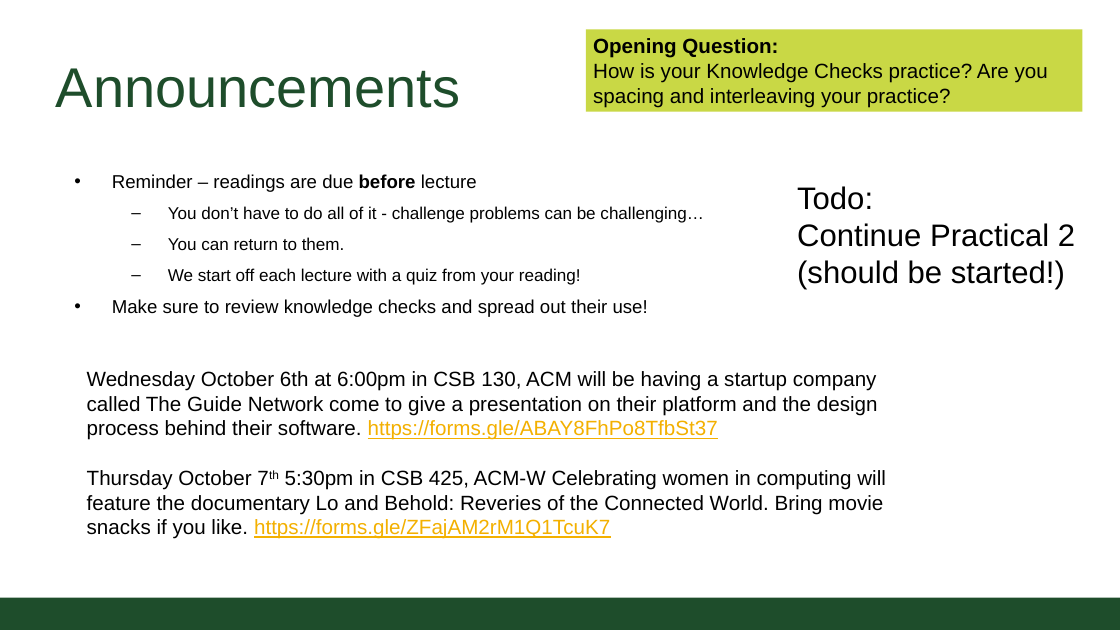
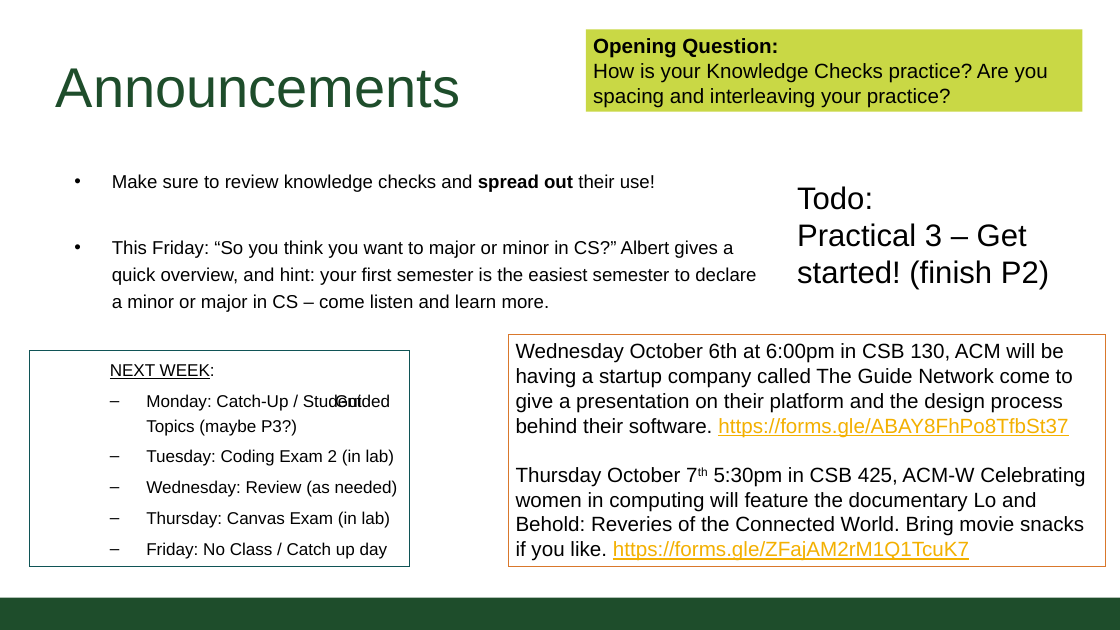
Before and after one commit to CSU-CompSci-CS163-4/Handouts, a slide deck: slide 2 of slides/On-Campus/07_02_FileInput.pptx. Drawn at 1120x630 pixels with LibreOffice and Linux fonts; fonts in the diff are those of the drawing; background and template pictures are left out. Boxes give left, top, right and bottom in pixels: in the first picture for what was removed or moved away, otherwise in the second. Text is boxed around its words. In the diff, an @@ line names an element or a change of style, - is before the commit and + after.

Commit message:
added Announcements slide

```diff
--- a/slides/On-Campus/07_02_FileInput.pptx
+++ b/slides/On-Campus/07_02_FileInput.pptx
@@ text at [112, 174, 703, 285]: paragraphs removed @@
-• Reminder – readings are due before lecture
-  – You don’t have to do all of it - challenge problems can be challenging…
-  – You can return to them.
-  – We start off each lecture with a quiz from your reading!
@@ text at [112, 174, 655, 192]: bold on in "spread out" @@
@@ text at [797, 223, 1049, 289]: text changed @@
-Continue Practical 2 (should be started!)
+Practical 3 – Get started! (finish P2)
@@ text at [112, 240, 756, 312]: paragraph added @@
+• This Friday: “So you think you want to major or minor in CS?” Albert gives a quick overview, and hint: your first semester is the easiest semester to declare a minor or major in CS – come listen and learn more.
@@ rectangle added at [30, 351, 410, 567], outline #105456 0.75 pt, 16.6 pt, text #000000 @@
+  NEXT WEEK:
+  – Monday: Catch-Up / Student Guided Topics (maybe P3?)
+  – Tuesday: Coding Exam 2 (in lab)
+  – Wednesday: Review (as needed)
+  – Thursday: Canvas Exam (in lab)
+  – Friday: No Class / Catch up day
@@ rectangle "Wednesday October 6th at 6:00pm ...": place and size @@
-rectangle "Wednesday October 6th at 6:00pm ..." at [87, 371, 886, 539]
+rectangle "Wednesday October 6th at 6:00pm ..." at [508, 335, 1106, 567]
@@ rectangle "Wednesday October 6th at 6:00pm ..." at [508, 335, 1106, 567]: outline none to #D9782C 0.75 pt @@
```
Also in this commit, not shown: 1 other slide changed.
